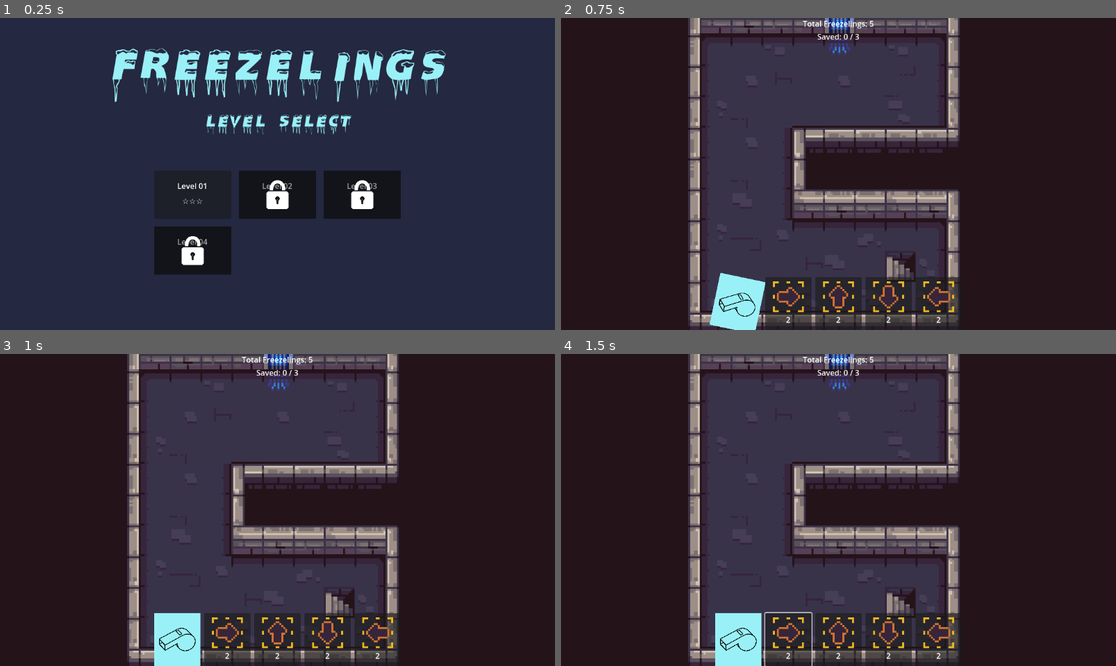
Above: before the commit, frames 1-4 (two rows, left to right).
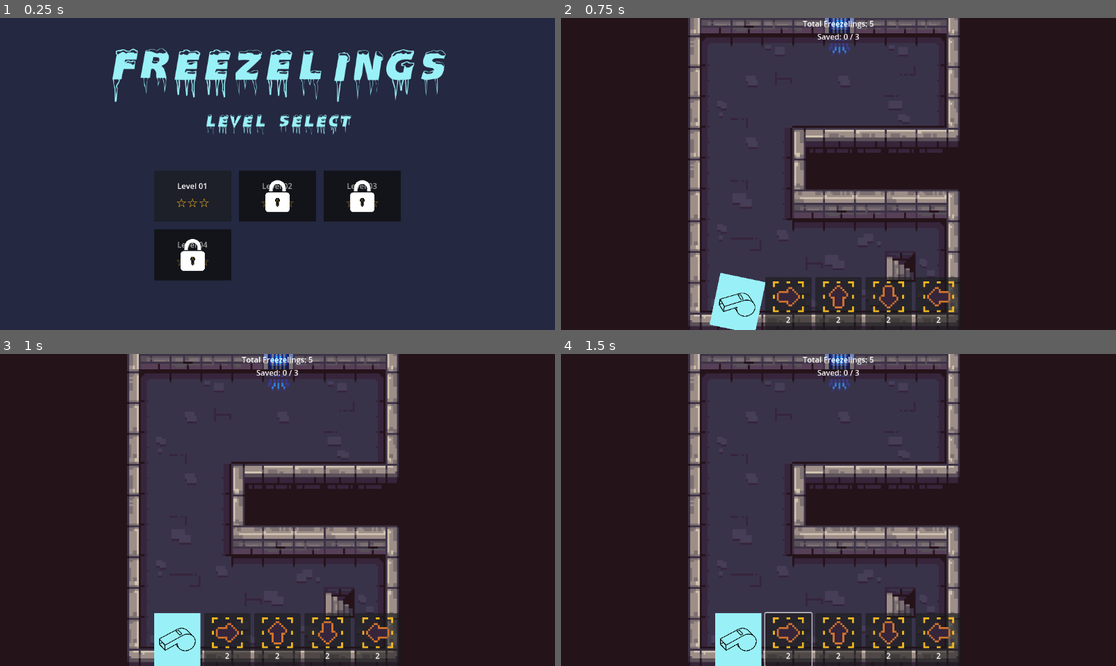
Above: after the commit, the same moments.

Repository: nico-hahn/freezelings
Game: Godot game, scene res://scenes/ui/level_select.tscn
The game is run twice, just before and just after one commit, with the same random seed, the same clock (stepped at 60 frames per second) and the same inputs.
Inputs (mouse positions are in pixels of both pictures, inside the frame that each line leads up to):
- Up to frame 1 (0.25 s): no input
- Up to frame 2 (0.75 s): tap Enter at 0.5 s; drag from (755, 195) to (894, 105) at 0.52 s
- Up to frame 3 (1 s): no input
- Up to frame 4 (1.5 s): click (788, 641) at 1.27 s

The runs differ from the first frame. In frame 1, 1.3% of the frame differs, in the area x 27-73%, y 52-85%; in frame 2, nothing differs; in frame 3, nothing differs; in frame 4, nothing differs.

Commit message:
implement stardings font

Diff:
--- a/scenes/ui/level_card.tscn
+++ b/scenes/ui/level_card.tscn
@@ -1,7 +1,13 @@
-[gd_scene load_steps=3 format=3 uid="uid://r8w7bjyj7glu"]
+[gd_scene load_steps=5 format=3 uid="uid://r8w7bjyj7glu"]
 
 [ext_resource type="Script" uid="uid://rddmip05ngtt" path="res://scripts/ui/level_card.gd" id="1_lc"]
 [ext_resource type="Texture2D" uid="uid://bysqgcdcqwxkf" path="res://assets/lock.png" id="2_bclti"]
+[ext_resource type="FontFile" uid="uid://tcykvqq4dsbc" path="res://assets/font/MFStarDings.ttf" id="2_xol0m"]
+
+[sub_resource type="LabelSettings" id="LabelSettings_07o60"]
+font = ExtResource("2_xol0m")
+font_size = 26
+font_color = Color(1, 0.74509805, 0.12941177, 1)
 
 [node name="LevelCard" type="PanelContainer"]
 custom_minimum_size = Vector2(160, 100)
@@ -28,7 +34,8 @@
 [node name="StarsLabel" type="Label" parent="MarginContainer/VBoxContainer"]
 unique_name_in_owner = true
 layout_mode = 2
-text = "☆☆☆"
+text = "HHH"
+label_settings = SubResource("LabelSettings_07o60")
 horizontal_alignment = 1
 
 [node name="LockedOverlay" type="MarginContainer" parent="."]
Binary file added: assets/font/MFStarDings.ttf
Not shown, added: assets/font/MFStarDings.ttf.import
